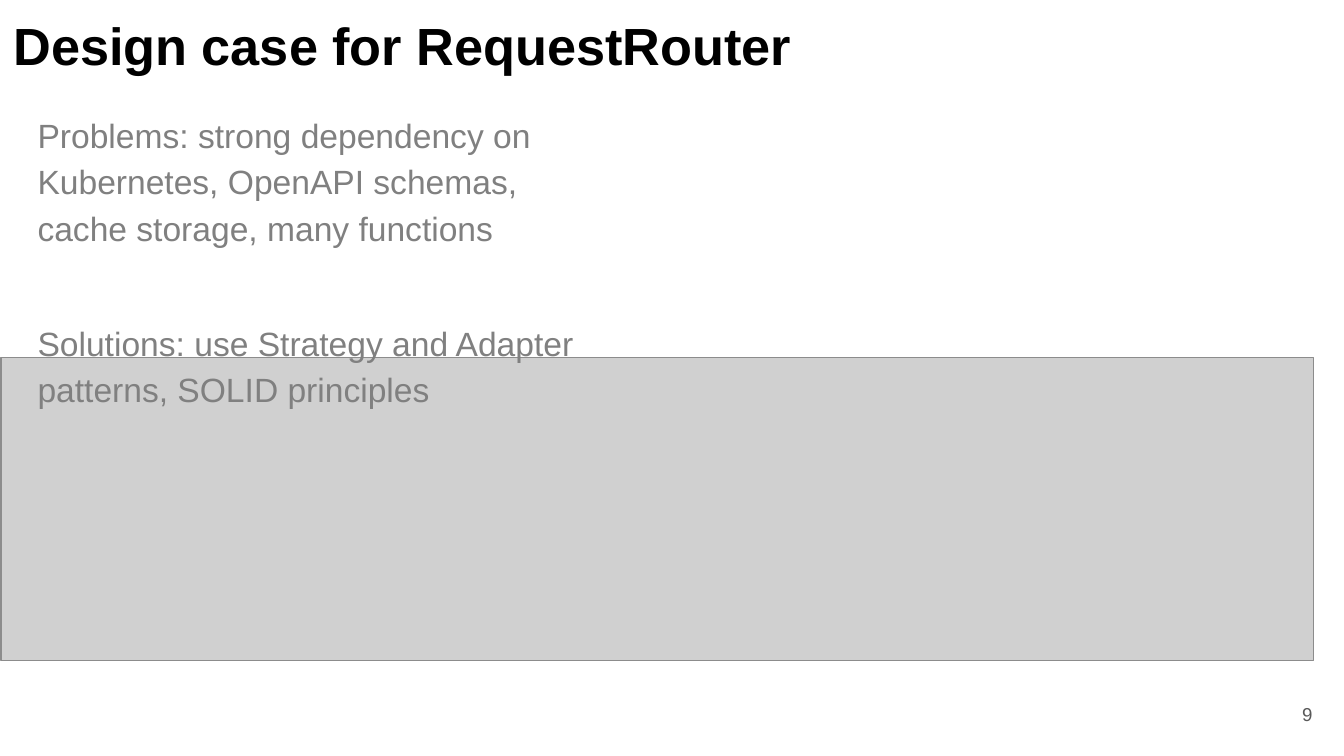
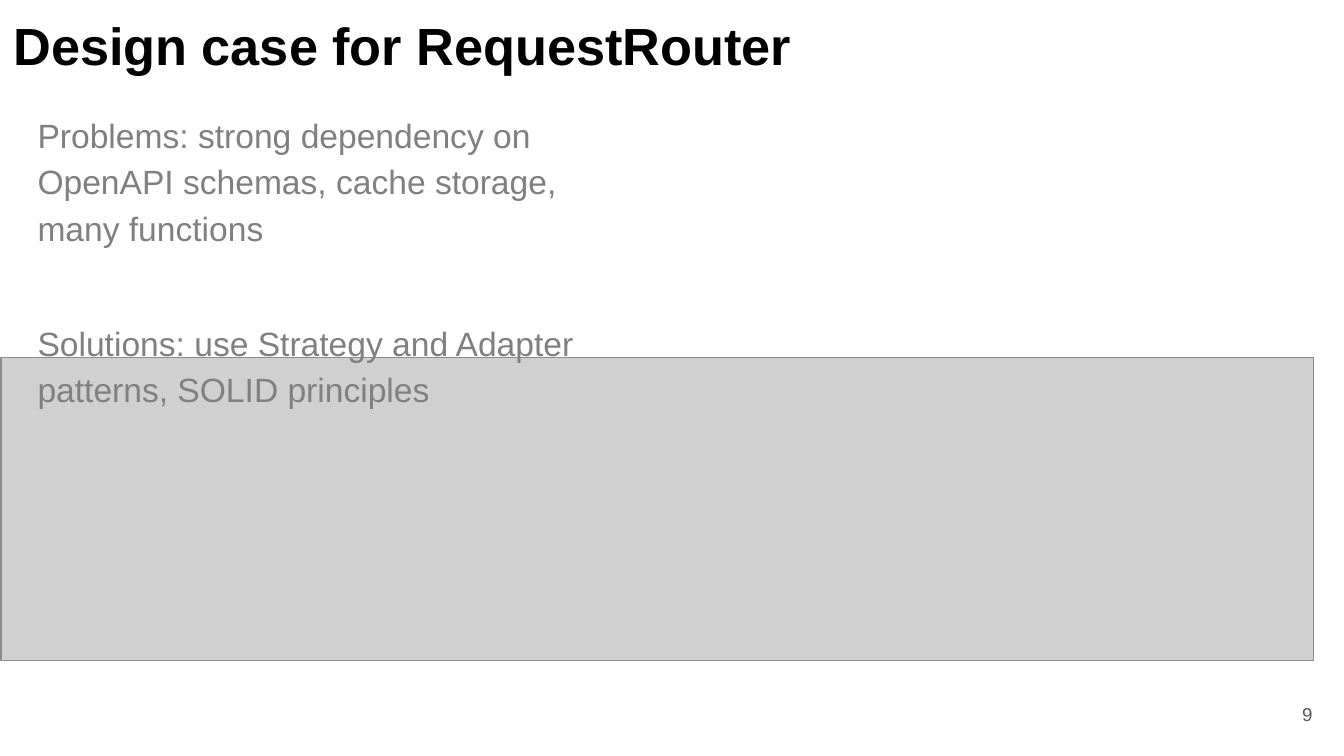
Before and after one commit to fanglores/Advanced-Software-Design, a slide deck: slide 9 of PracticeTasks/Module2/FinalTask_2/FinalTask_2.pptx. Drawn at 1344x756 pixels with LibreOffice and Linux fonts; fonts in the diff are those of the drawing; grey boxes stand for pictures. Boxes give left, top, right and bottom in pixels: in the first picture for what was removed or moved away, otherwise in the second. Text is boxed around its words. In the diff, an @@ line names an element or a change of style, - is before the commit and + after.

```diff
--- a/PracticeTasks/Module2/FinalTask_2/FinalTask_2.pptx
+++ b/PracticeTasks/Module2/FinalTask_2/FinalTask_2.pptx
@@ text at (x1=38, y1=123, x2=556, y2=247): text changed @@
-Problems: strong dependency on Kubernetes, OpenAPI schemas, cache storage, many functions
+Problems: strong dependency on OpenAPI schemas, cache storage, many functions
```
Also in this commit, not shown: 4 other slides changed, 1 slide added, 1 slide removed, 1 other file.
